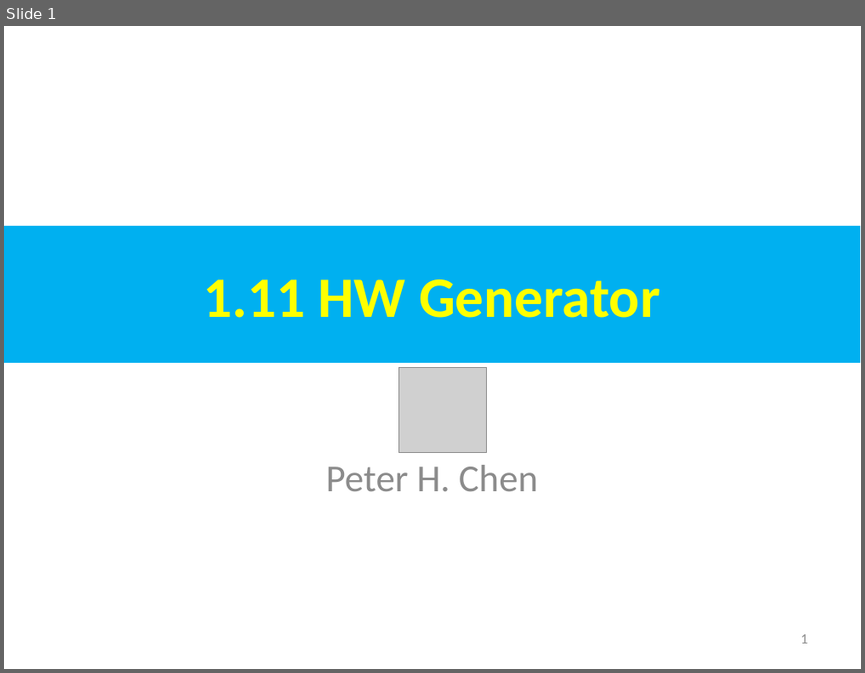
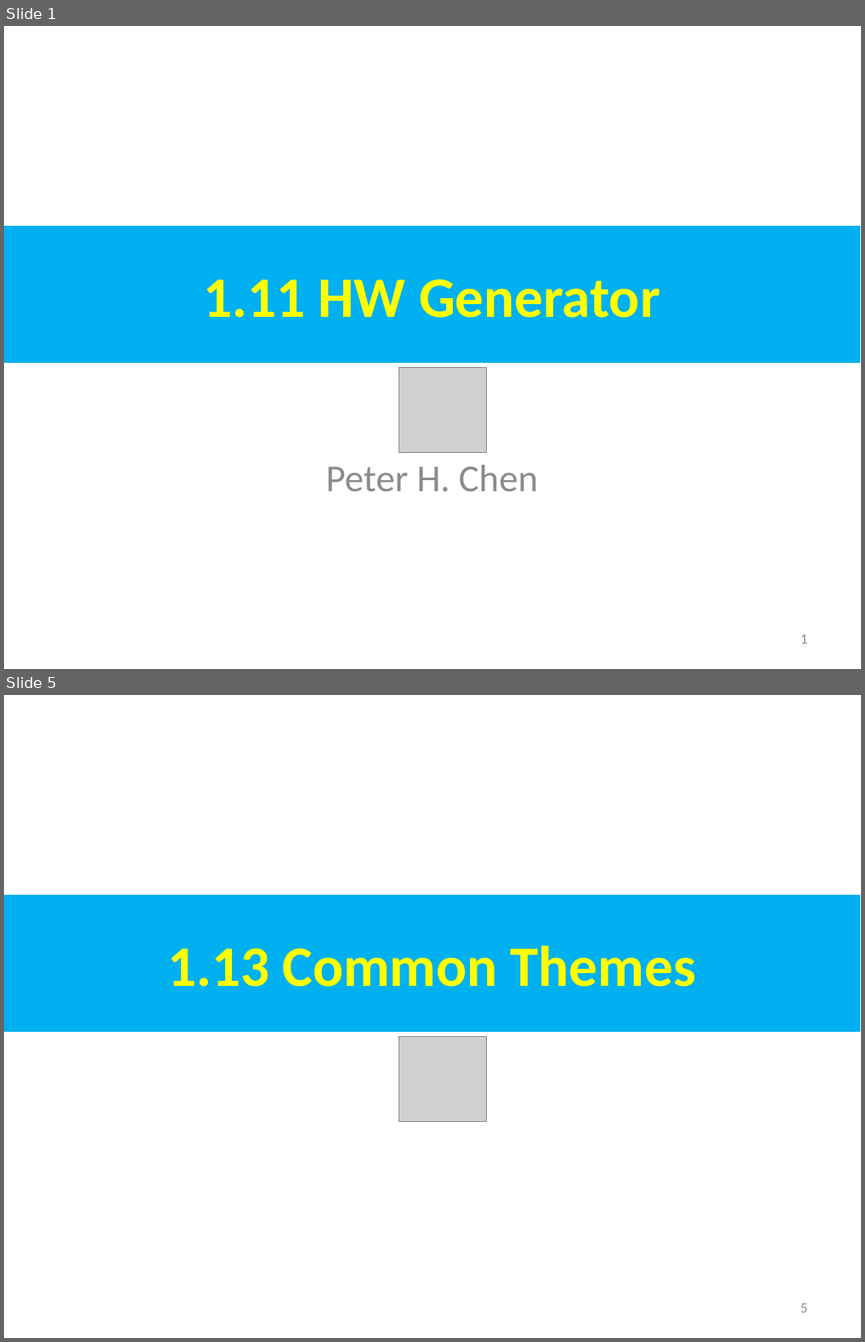
Before and after one commit to peterhchen/AIU_CS800_Chisel, a slide deck: 100_Chisel_HW_Design/001_Intro/000_Video/001.11_20_Generator.ppt. Shown one above the other, each under a label of ours: slide 1 before the commit, slides 1 and 5 after it; the slides between them are not shown. The pictures are 865x673 and 865x1342 pixels, drawn with LibreOffice and Linux fonts; fonts in the diff are those of the drawing; grey boxes stand for pictures. Boxes give left, top, right and bottom in pixels: in the first picture for what was removed or moved away, otherwise in the second. Text is boxed around its words. In the diff, an @@ line names an element or a change of style, - is before the commit and + after.

```diff
--- a/100_Chisel_HW_Design/001_Intro/000_Video/001.11_20_Generator.ppt
+++ b/100_Chisel_HW_Design/001_Intro/000_Video/001.11_20_Generator.ppt
@@ slide 5 added at (4,695,861,1338), background #FFFFFF @@
@@ rectangle added at (4,895,860,1032), fill #00B0F0, 48 pt, text #FFFF00, bold @@
+1.13 Common Themes
@@ picture added at (399,1037,487,1122) @@
@@ page number added at (800,1303,807,1312), 12 pt, text #8B8B8B @@
+5
```
Also in this commit, not shown: 1 slide changed, 18 other slides added, 2 other files.
